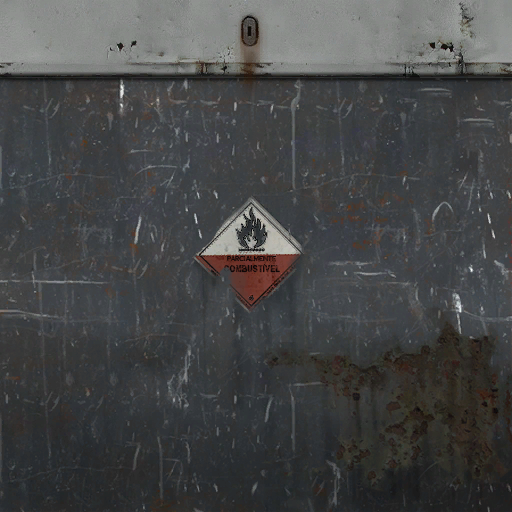
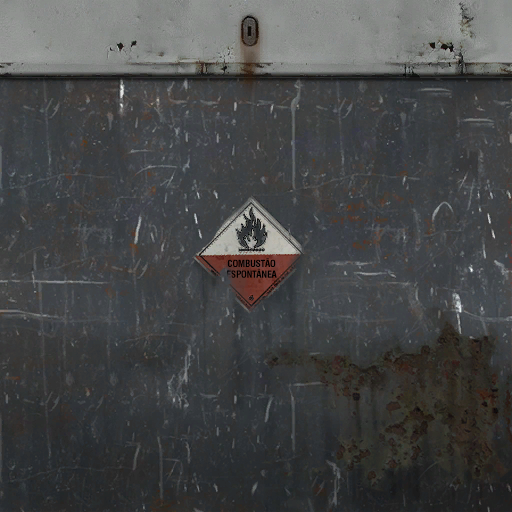
Comparing the layer stacks of the two 512×512 images. Changes:
added group "combustão" with 5 layers above "Camada 0" over (x1=222, y1=253, x2=280, y2=281)
moved "Camada 1" into group "combustão", painted on it over (x1=222, y1=253, x2=280, y2=281)
removed layer "COMBUSTÍVEL" over (x1=224, y1=264, x2=280, y2=273)
removed layer "PARCIALMENTE" over (x1=227, y1=256, x2=276, y2=262)
added layer "COMBUSTão espontânea" in group "combustão" over (x1=227, y1=258, x2=277, y2=278)
added layer "negócio" in group "combustão" over (x1=226, y1=259, x2=277, y2=279)
moved "canister01a" into group "combustão" over (x1=222, y1=253, x2=280, y2=281)
